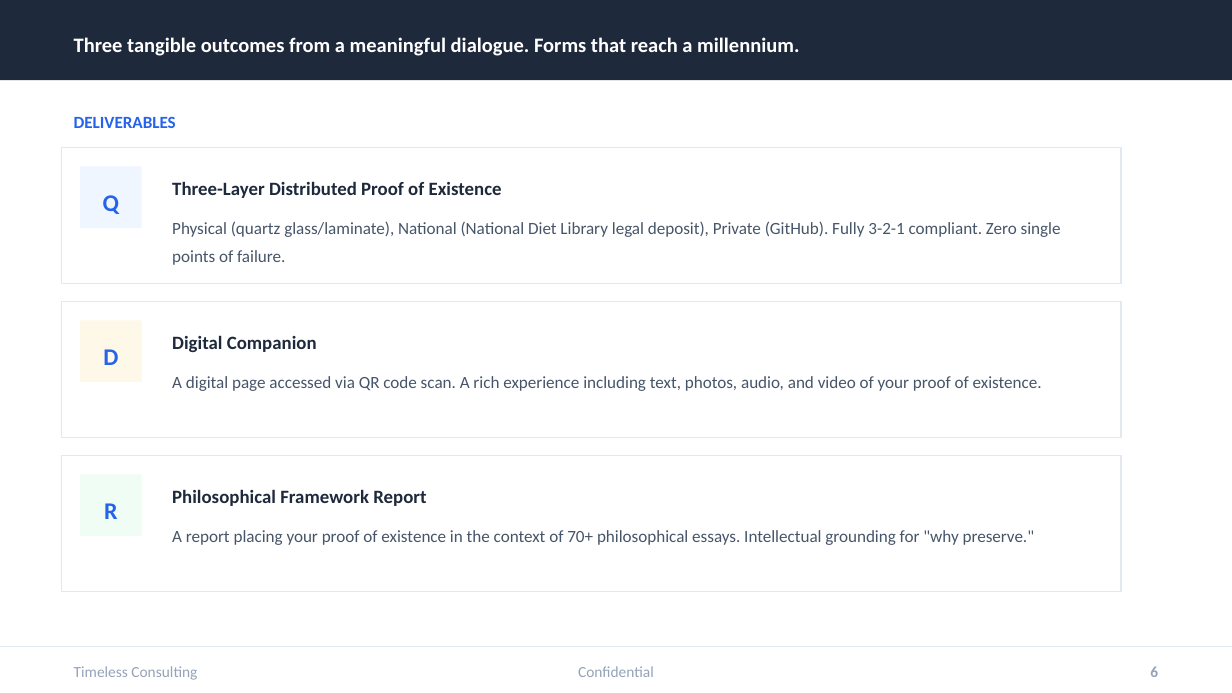
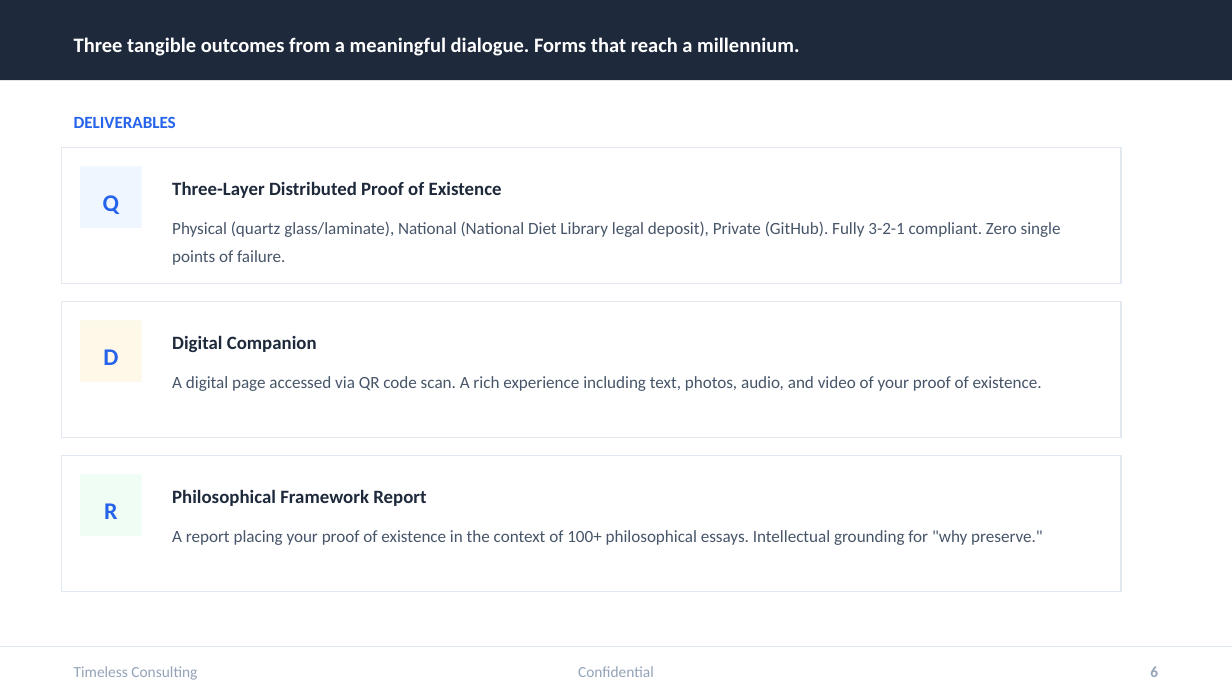
Before and after one commit to tokistorage/lp, a slide deck: slide 6 of tokistorage-client-deck-en.pptx. Drawn at 1232x693 pixels with LibreOffice and Linux fonts; fonts in the diff are those of the drawing. Boxes give left, top, right and bottom in pixels: in the first picture for what was removed or moved away, otherwise in the second. Text is boxed around its words. In the diff, an @@ line names an element or a change of style, - is before the commit and + after.

```diff
--- a/tokistorage-client-deck-en.pptx
+++ b/tokistorage-client-deck-en.pptx
@@ text at bbox=[172, 530, 1043, 545]: text changed @@
-A report placing your proof of existence in the context of 70+ philosophical essays. Intellectual grounding for "why preserve."
+A report placing your proof of existence in the context of 100+ philosophical essays. Intellectual grounding for "why preserve."
```
Also in this commit, not shown: 1 other slide changed, 27 other files.
